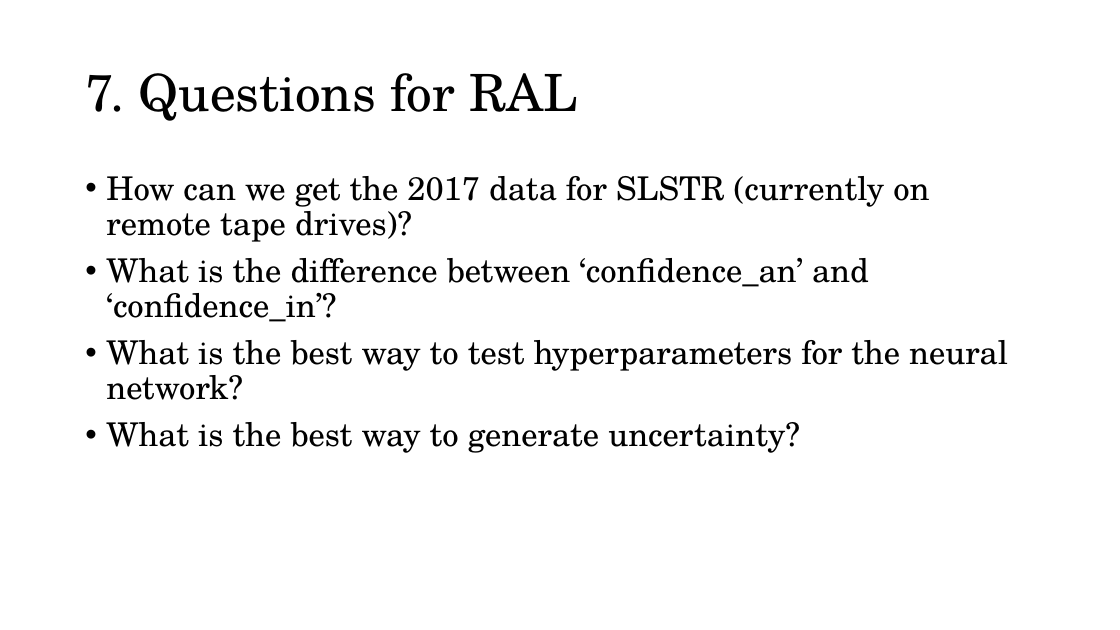
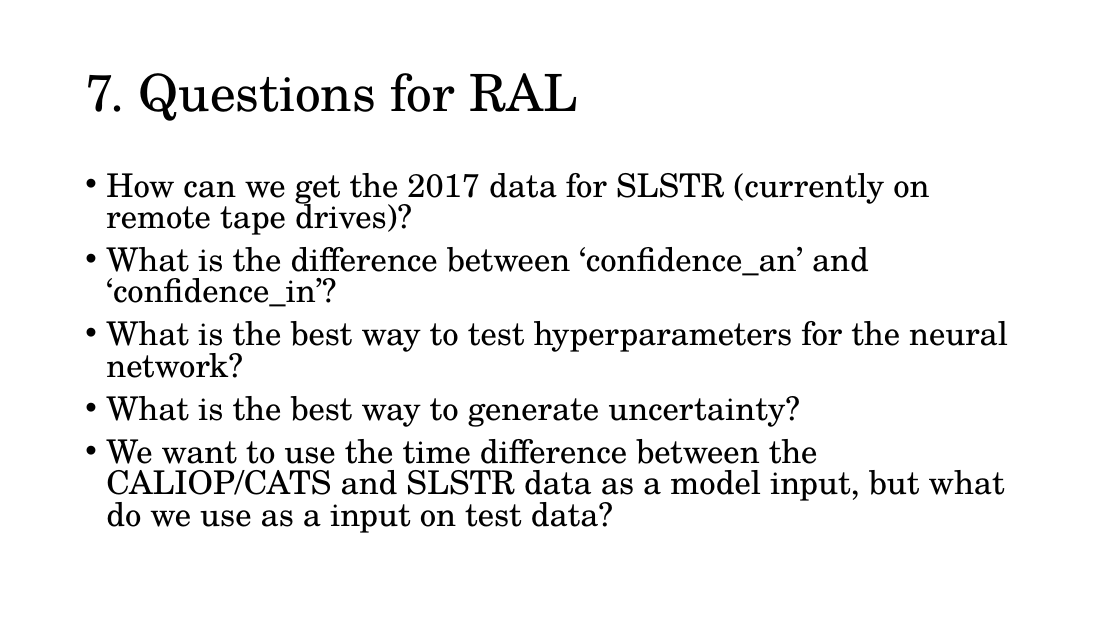
Before and after one commit to kenzaxtazi/cloud-id, a slide deck: slide 11 of Material_for_meeting_070119.pptx. Drawn at 1120x630 pixels with LibreOffice and Linux fonts; fonts in the diff are those of the drawing. Boxes give left, top, right and bottom in pixels: in the first picture for what was removed or moved away, otherwise in the second. Text is boxed around its words. In the diff, an @@ line names an element or a change of style, - is before the commit and + after.

```diff
--- a/Material_for_meeting_070119.pptx
+++ b/Material_for_meeting_070119.pptx
@@ text at <box>106,173,1008,427</box>: line spacing 0.9 to 0.8 @@
@@ text at <box>106,439,1005,533</box>: paragraph added @@
+• We want to use the time difference between the CALIOP/CATS and SLSTR data as a model input, but what do we use as a input on test data?
```
Also in this commit, not shown: 7 other slides changed, 1 slide added, 1 slide removed.
